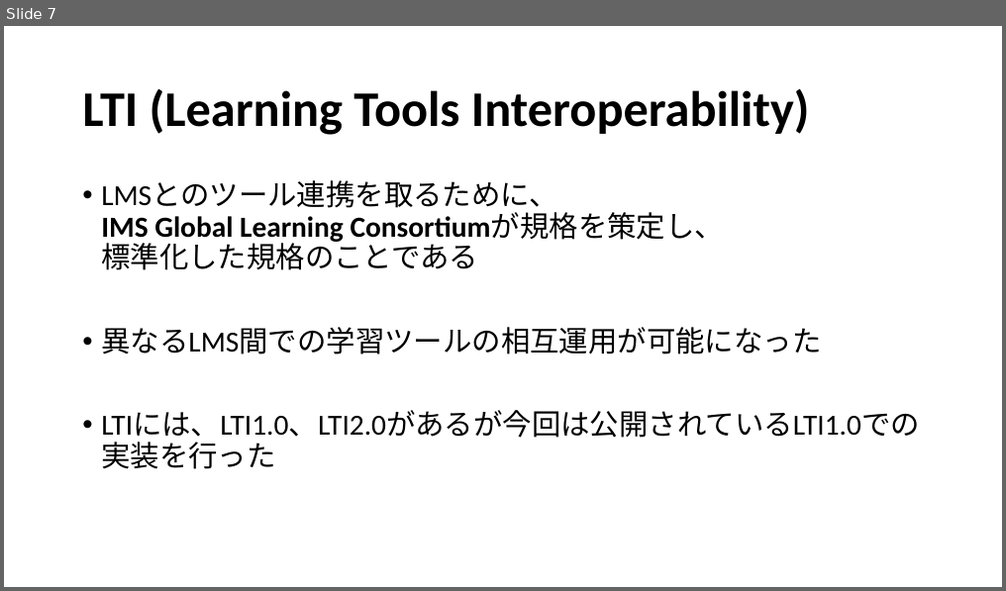
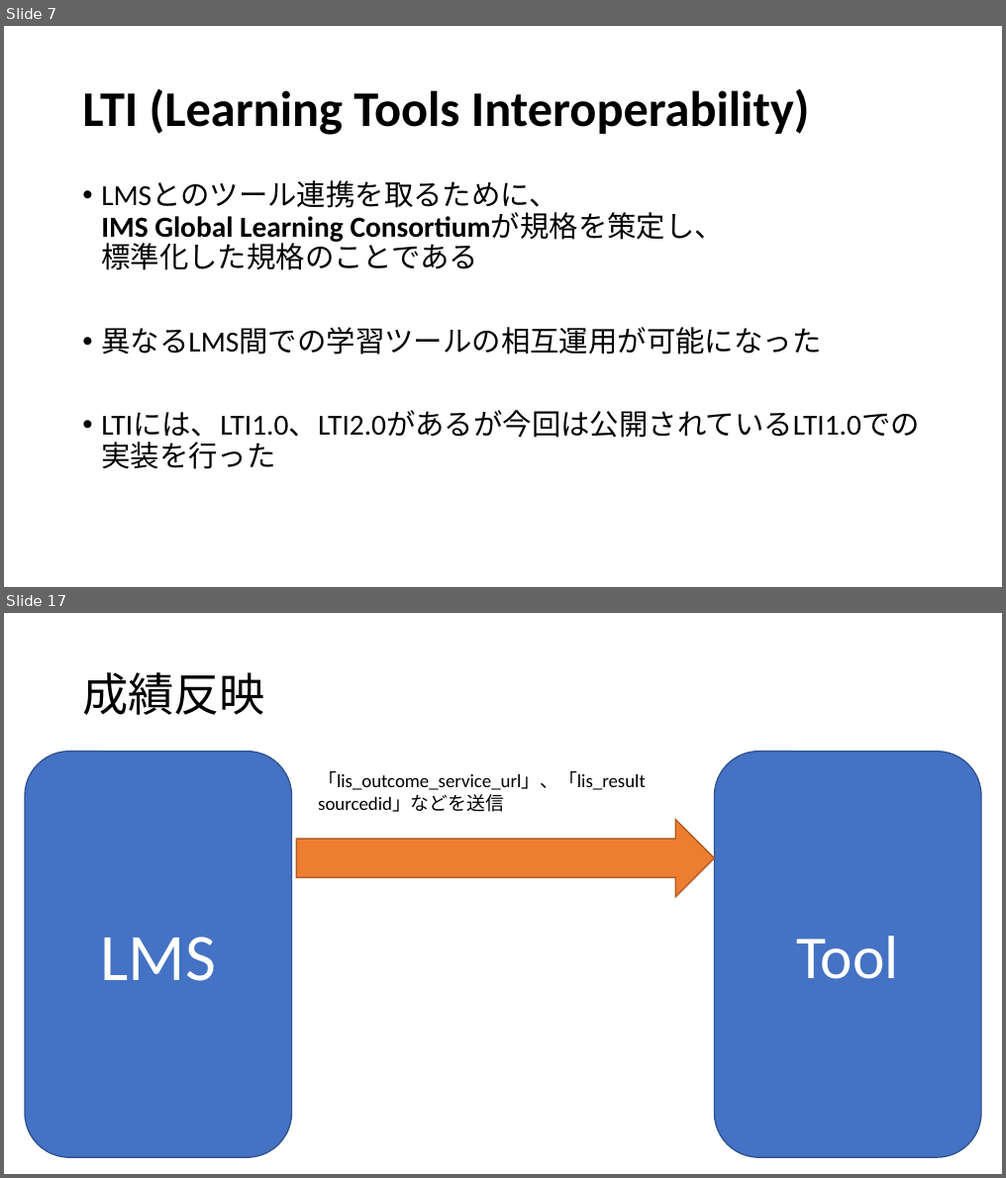
Before and after one commit to fujiLabo/fuji_simu, a slide deck: 卒検発表(suga).pptx. Shown one above the other, each under a label of ours: slide 7 before the commit, slides 7 and 17 after it; the slides between them are not shown. The pictures are 1006x591 and 1006x1178 pixels, drawn with LibreOffice and Linux fonts; fonts in the diff are those of the drawing. Boxes give left, top, right and bottom in pixels: in the first picture for what was removed or moved away, otherwise in the second. Text is boxed around its words. In the diff, an @@ line names an element or a change of style, - is before the commit and + after.

```diff
--- a/卒検発表(suga).pptx
+++ b/卒検発表(suga).pptx
@@ slide 17 added at [4, 613, 1002, 1174], background #FFFFFF @@
@@ title added at [82, 672, 265, 715], 33 pt, text #000000 @@
+成績反映
@@ rounded rectangle added at [25, 752, 291, 1157], fill #4472C4, outline #325491 1 pt, 48 pt, text #FFFFFF @@
+LMS
@@ rounded rectangle added at [715, 752, 981, 1157], fill #4472C4, outline #325491 1 pt, 44 pt, text #FFFFFF @@
+Tool
@@ text added at [318, 771, 646, 812], 13.5 pt, text #000000 @@
+「lis_outcome_service_url」、「lis_result sourcedid」などを送信
@@ right arrow added at [296, 820, 715, 897], fill #ED7D31, outline #AF5C24 1 pt @@
```
Also in this commit, not shown: 5 slides changed, 7 other slides added, 2 slides removed, 2 other files.
